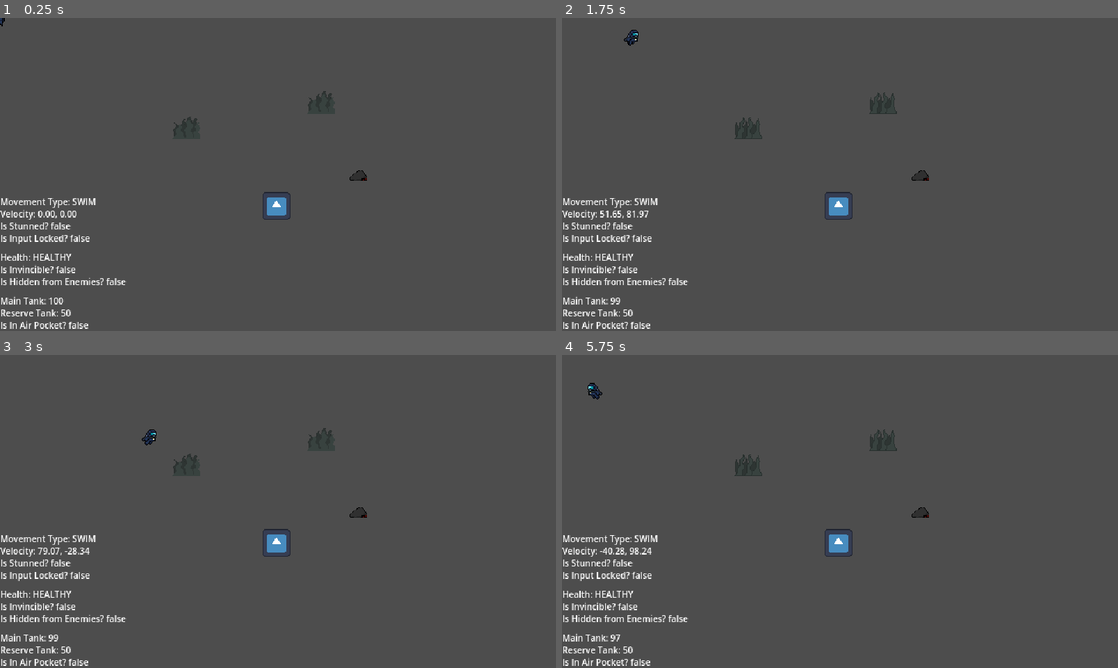
Above: before the commit, frames 1-4 (two rows, left to right).
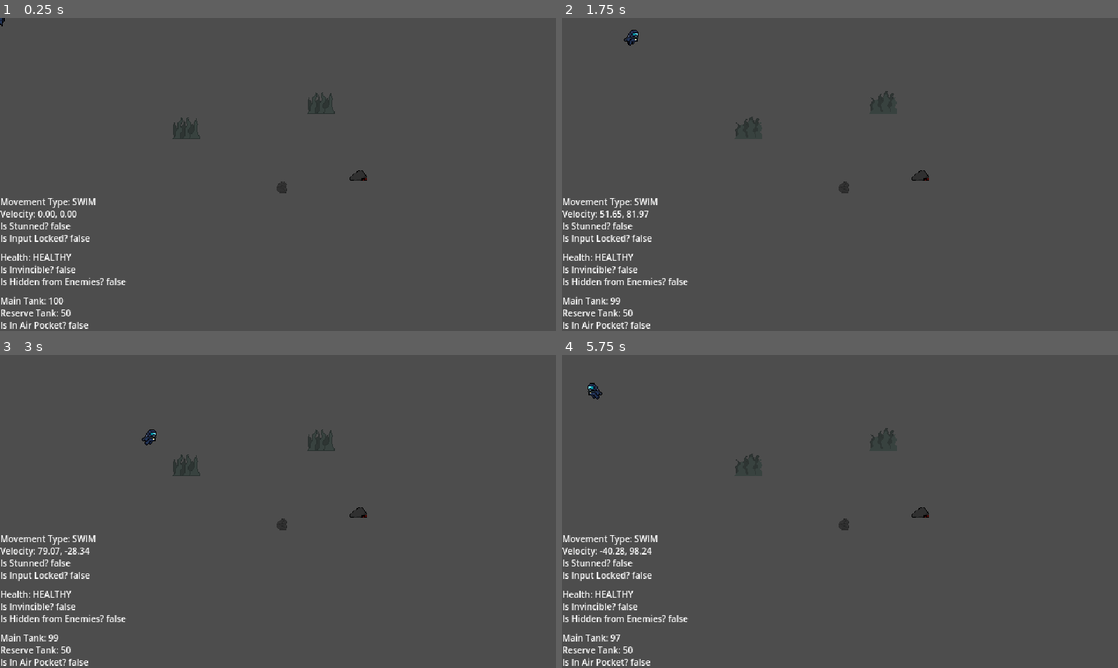
Above: after the commit, the same moments.

Repository: Absolute-Cinema-GameDev/callisto-game
Game: Godot game, scene res://scenes/main.tscn
Same seed, same stepped clock (60 frames per second), same inputs: the game is played once before the commit and once after it. The engine's default icon, where the game draws it, is replaced by a stand-in: a white triangle on a blue panel in a dark square.
Inputs:
- Up to frame 1 (0.25 s): no input
- Up to frame 2 (1.75 s): tap Enter at 0.5 s; hold D (move_right) 0.53-1.28 s; hold Space (interact) 0.53-1.28 s; hold S (move_down) from 1.28 s (still down); tap Space (interact) at 1.35 s
- Up to frame 3 (3 s): release S (move_down) at 2.03 s; hold D (move_right) 2.03-2.78 s; hold Space (interact) 2.03-2.78 s; hold W (move_up) from 2.78 s (still down); tap Space (interact) at 2.85 s
- Up to frame 4 (5.75 s): release W (move_up) at 3.53 s; hold Space (interact) 3.53-4.28 s; hold A (move_left) 3.53-5.03 s; tap Space (interact) at 4.35 s; hold S (move_down) from 5.03 s (still down); hold Space (interact) from 5.03 s (still down)

The runs differ from the first frame. In frame 1, 0.4% of the frame differs, in the area x 31-60%, y 23-65%; in frame 2, 0.4%; in frame 3, 0.4%; in frame 4, 0.4%.

Commit message:
stunrock and seaweed bush polished (not finished yet)

Diff:
--- a/scenes/entities/enemy-ambush/ambush.gd
+++ b/scenes/entities/enemy-ambush/ambush.gd
@@ -5,8 +5,8 @@
 var state: State = State.IDLE
 var spawn_position: Vector2
 var target_position: Vector2
-var dash_speed: float = 60.0
-var dash_delay: float = 0.1
+@export var dash_speed: float = 75.0
+@export var dash_delay: float = 0.1
 var active_wait_time: float = 2.0
 var hit_pause_time: float = 0.5
 var stun_duration: float = 2.0
@@ -15,12 +15,6 @@
 var dash_timer := Timer.new()
 var hit_pause_timer := Timer.new()
 var stun_timer := Timer.new()
-
-var acceleration: float = 100.0
-var deceleration: float = 100.0
-
-var max_dash_time: float = 2.5
-var dash_time: float = 0.0
 
 @onready var area_detection = $AreaDetection
 @onready var collision_shape = $Collision
@@ -56,26 +50,21 @@
 
 # Called every frame. 'delta' is the elapsed time since the previous frame.
 func _process(_delta: float) -> void:
-	# ambush stunned
 	if is_stun:
 		if anim.animation != "stun":
 			anim.play("stun")
-		velocity = Vector2.ZERO
-		collision_shape.disabled = false
-		dash_time = 0.0
+			velocity = Vector2.ZERO
 		return
-
-	# ambush dashing
 	if state == State.ATTACKING:
 		if anim.animation != "dash":
 			anim.play("dash")
+		# Flip sprite to face dash direction
 		anim.flip_h = (target_position.x < global_position.x)
+		# Move towards target position
 		var direction = (target_position - global_position).normalized()
-		var target_velocity = direction * dash_speed
-		velocity = velocity.move_toward(target_velocity, acceleration * _delta)
+		velocity = direction * dash_speed
 		move_and_slide()
-		collision_shape.disabled = false
-		dash_time += _delta
+		# Check for collision with player after moving
 		for i in range(get_slide_collision_count()):
 			var collision = get_slide_collision(i)
 			if collision.get_collider() is Player:
@@ -83,61 +72,41 @@
 				velocity = Vector2.ZERO
 				state = State.HIT_PAUSE
 				hit_pause_timer.start()
-				dash_time = 0.0
 				break
 		# Check if reached or passed target
 		if global_position.distance_to(target_position) < 1 and state == State.ATTACKING:
 			velocity = Vector2.ZERO
 			state = State.RETURNING
-			dash_time = 0.0
-		# Check if dash time exceeded
-		elif dash_time >= max_dash_time:
-			velocity = Vector2.ZERO
-			state = State.RETURNING
-			dash_time = 0.0
-	# ambush dashing - hit player
 	elif state == State.HIT_PAUSE:
-		velocity = velocity.move_toward(Vector2.ZERO, deceleration * _delta)
-		# collision_shape.disabled = true
-		# Reset dash timer
-		dash_time = 0.0
-	# ambush dashing - finished and returning
+		velocity = Vector2.ZERO
 	elif state == State.RETURNING:
 		anim.play("dash")
+		# Flip sprite to face spawn direction
 		anim.flip_h = (spawn_position.x < global_position.x)
+		# Move back to spawn
 		var direction = (spawn_position - global_position).normalized()
-		var target_velocity = direction * dash_speed
-		velocity = velocity.move_toward(target_velocity, acceleration * _delta)
+		velocity = direction * dash_speed
 		move_and_slide()
-		collision_shape.disabled = true
 		if global_position.distance_to(spawn_position) < 10:
 			velocity = Vector2.ZERO
 			state = State.IDLE
-			dash_time = 0.0
-	# ambush detect player - active
+			# Immediately check if player is in area
 	elif state == State.ACTIVE:
 		if anim.animation != "active":
 			anim.play("active")
+		# Flip sprite to face player
 		var player = _get_player_in_area()
 		if player:
 			anim.flip_h = (player.global_position.x < global_position.x)
-		velocity = velocity.move_toward(Vector2.ZERO, deceleration * _delta)
-		collision_shape.disabled = false
-		# Reset dash timer
-		dash_time = 0.0
-	# ambush idle
 	else:
 		if _get_player_in_area() != null:
 			state = State.ACTIVE
 			active_timer.start()
 		if anim.animation != "idle":
 			anim.play("idle")
-		velocity = velocity.move_toward(Vector2.ZERO, deceleration * _delta)
-		collision_shape.disabled = false
-		dash_time = 0.0
+		velocity = Vector2.ZERO
 
 
-# check if player get into detection area
 func _on_area_body_entered(body):
 	if state == State.IDLE and body is Player:
 		if not body.get_is_hidden_from_enemies():
@@ -150,7 +119,6 @@
 	pass
 
 
-# player position locked after certain time
 func _on_active_timer_timeout():
 	# Lock player position
 	var player = _get_player_in_area()
@@ -158,10 +126,8 @@
 		target_position = player.global_position
 		state = State.ATTACKING
 		dash_timer.start()
-		dash_time = 0.0
 	else:
 		state = State.IDLE
-		dash_time = 0.0
 
 
 func _on_dash_timer_timeout():
@@ -170,7 +136,6 @@
 	pass
 
 
-# detecting player in area
 func _get_player_in_area():
 	for body in area_detection.get_overlapping_bodies():
 		if body is Player:
@@ -179,7 +144,6 @@
 	return null
 
 
-# timer after ambush hit player
 func _on_hit_pause_timer_timeout():
 	state = State.RETURNING
 
--- a/scenes/levels/seaweed_bush/seaweed_bush.tscn
+++ b/scenes/levels/seaweed_bush/seaweed_bush.tscn
@@ -3,38 +3,33 @@
 [ext_resource type="Script" path="res://scenes/levels/seaweed_bush/seaweed_bush.gd" id="1_kc8n4"]
 [ext_resource type="Texture2D" uid="uid://b1dyhyl5ib0t3" path="res://assets/levels/TileSea.png" id="2_2kwu6"]
 
-[sub_resource type="AtlasTexture" id="AtlasTexture_nr7oc"]
+[sub_resource type="RectangleShape2D" id="RectangleShape2D_gumuy"]
+size = Vector2(15, 9)
+
+[sub_resource type="AtlasTexture" id="AtlasTexture_b72jb"]
+atlas = ExtResource("2_2kwu6")
+region = Rect2(416, 512, 32, 32)
+
+[sub_resource type="AtlasTexture" id="AtlasTexture_g501v"]
 atlas = ExtResource("2_2kwu6")
 region = Rect2(512, 512, 32, 32)
-
-[sub_resource type="AtlasTexture" id="AtlasTexture_wtqtv"]
-atlas = ExtResource("2_2kwu6")
-region = Rect2(576, 512, 32, 32)
 
 [sub_resource type="SpriteFrames" id="SpriteFrames_lctq2"]
 animations = [{
 "frames": [{
 "duration": 1.0,
-"texture": SubResource("AtlasTexture_nr7oc")
+"texture": SubResource("AtlasTexture_b72jb")
 }, {
 "duration": 1.0,
-"texture": SubResource("AtlasTexture_wtqtv")
+"texture": SubResource("AtlasTexture_g501v")
 }],
 "loop": true,
 "name": &"idle",
-"speed": 3.5
+"speed": 3.8
 }]
-
-[sub_resource type="RectangleShape2D" id="RectangleShape2D_gumuy"]
-size = Vector2(15, 9)
 
 [node name="SeaweedBush" type="Node2D"]
 script = ExtResource("1_kc8n4")
-
-[node name="Animate" type="AnimatedSprite2D" parent="."]
-sprite_frames = SubResource("SpriteFrames_lctq2")
-animation = &"idle"
-frame_progress = 0.840935
 
 [node name="AreaDetection" type="Area2D" parent="."]
 
@@ -42,5 +37,10 @@
 position = Vector2(0.5, 4.5)
 shape = SubResource("RectangleShape2D_gumuy")
 
+[node name="Animate" type="AnimatedSprite2D" parent="."]
+sprite_frames = SubResource("SpriteFrames_lctq2")
+animation = &"idle"
+frame_progress = 0.24643
+
 [connection signal="body_entered" from="AreaDetection" to="." method="_on_area_detection_body_entered"]
 [connection signal="body_exited" from="AreaDetection" to="." method="_on_area_detection_body_exited"]
--- a/scenes/levels/stunrock/stunrock.gd
+++ b/scenes/levels/stunrock/stunrock.gd
@@ -2,7 +2,9 @@
 
 var has_triggered := false
 var explode_timer := Timer.new()
+
 @onready var area_detection = $AreaDetection
+@onready var anim = $Animate
 
 
 # Called when the node enters the scene tree for the first time.
@@ -12,6 +14,7 @@
 	explode_timer.one_shot = true
 	explode_timer.timeout.connect(_on_explode_timer_timeout)
 	add_child(explode_timer)
+	anim.play("static")
 
 
 # Called every frame.
@@ -30,4 +33,9 @@
 	for body in area_detection.get_overlapping_bodies():
 		if body.has_method("stun"):
 			body.stun()
-	queue_free()
+	anim.play("explode")
+	anim.animation_finished.connect(_on_explode_anim_finished)
+
+func _on_explode_anim_finished():
+	if anim.animation == "explode":
+		queue_free()
--- a/scenes/levels/stunrock/stunrock.tscn
+++ b/scenes/levels/stunrock/stunrock.tscn
@@ -1,40 +1,185 @@
-[gd_scene load_steps=6 format=3 uid="uid://v2h7u6c0nqg7"]
+[gd_scene load_steps=26 format=3 uid="uid://v2h7u6c0nqg7"]
 
 [ext_resource type="Script" path="res://scenes/levels/stunrock/stunrock.gd" id="1_egapr"]
-[ext_resource type="Texture2D" uid="uid://bokjnhwn8g47w" path="res://icon.svg" id="2_2scoc"]
+[ext_resource type="Texture2D" uid="uid://cusq5tubi7n77" path="res://assets/levels/stunrock/StunRock.png" id="2_2o0w5"]
 
-[sub_resource type="AtlasTexture" id="AtlasTexture_y32m8"]
-atlas = ExtResource("2_2scoc")
+[sub_resource type="AtlasTexture" id="AtlasTexture_cspu5"]
+atlas = ExtResource("2_2o0w5")
+region = Rect2(1408, 128, 128, 128)
+
+[sub_resource type="AtlasTexture" id="AtlasTexture_47qx6"]
+atlas = ExtResource("2_2o0w5")
+region = Rect2(1536, 128, 128, 128)
+
+[sub_resource type="AtlasTexture" id="AtlasTexture_xeljo"]
+atlas = ExtResource("2_2o0w5")
+region = Rect2(1664, 128, 128, 128)
+
+[sub_resource type="AtlasTexture" id="AtlasTexture_ntaau"]
+atlas = ExtResource("2_2o0w5")
+region = Rect2(1792, 128, 128, 128)
+
+[sub_resource type="AtlasTexture" id="AtlasTexture_o70nf"]
+atlas = ExtResource("2_2o0w5")
+region = Rect2(1920, 128, 128, 128)
+
+[sub_resource type="AtlasTexture" id="AtlasTexture_u8c2b"]
+atlas = ExtResource("2_2o0w5")
+region = Rect2(2048, 128, 128, 128)
+
+[sub_resource type="AtlasTexture" id="AtlasTexture_jjodp"]
+atlas = ExtResource("2_2o0w5")
+region = Rect2(2176, 128, 128, 128)
+
+[sub_resource type="AtlasTexture" id="AtlasTexture_pjgwd"]
+atlas = ExtResource("2_2o0w5")
+region = Rect2(2304, 128, 128, 128)
+
+[sub_resource type="AtlasTexture" id="AtlasTexture_kmqqd"]
+atlas = ExtResource("2_2o0w5")
+region = Rect2(2432, 128, 128, 128)
+
+[sub_resource type="AtlasTexture" id="AtlasTexture_maqeq"]
+atlas = ExtResource("2_2o0w5")
+region = Rect2(2560, 128, 128, 128)
+
+[sub_resource type="AtlasTexture" id="AtlasTexture_ob4tl"]
+atlas = ExtResource("2_2o0w5")
+region = Rect2(2688, 128, 128, 128)
+
+[sub_resource type="AtlasTexture" id="AtlasTexture_u0tq6"]
+atlas = ExtResource("2_2o0w5")
 region = Rect2(0, 0, 128, 128)
+
+[sub_resource type="AtlasTexture" id="AtlasTexture_7bhjl"]
+atlas = ExtResource("2_2o0w5")
+region = Rect2(128, 0, 128, 128)
+
+[sub_resource type="AtlasTexture" id="AtlasTexture_edgr8"]
+atlas = ExtResource("2_2o0w5")
+region = Rect2(256, 0, 128, 128)
+
+[sub_resource type="AtlasTexture" id="AtlasTexture_ojsfk"]
+atlas = ExtResource("2_2o0w5")
+region = Rect2(384, 0, 128, 128)
+
+[sub_resource type="AtlasTexture" id="AtlasTexture_hehot"]
+atlas = ExtResource("2_2o0w5")
+region = Rect2(512, 0, 128, 128)
+
+[sub_resource type="AtlasTexture" id="AtlasTexture_ubdd0"]
+atlas = ExtResource("2_2o0w5")
+region = Rect2(640, 0, 128, 128)
+
+[sub_resource type="AtlasTexture" id="AtlasTexture_abohg"]
+atlas = ExtResource("2_2o0w5")
+region = Rect2(768, 0, 128, 128)
+
+[sub_resource type="AtlasTexture" id="AtlasTexture_3sr0v"]
+atlas = ExtResource("2_2o0w5")
+region = Rect2(896, 0, 128, 128)
+
+[sub_resource type="AtlasTexture" id="AtlasTexture_sj6a1"]
+atlas = ExtResource("2_2o0w5")
+region = Rect2(1024, 0, 128, 128)
+
+[sub_resource type="AtlasTexture" id="AtlasTexture_3fdeh"]
+atlas = ExtResource("2_2o0w5")
+region = Rect2(1152, 0, 128, 128)
 
 [sub_resource type="SpriteFrames" id="SpriteFrames_mgmqb"]
 animations = [{
 "frames": [{
 "duration": 1.0,
-"texture": SubResource("AtlasTexture_y32m8")
+"texture": SubResource("AtlasTexture_cspu5")
+}, {
+"duration": 1.0,
+"texture": SubResource("AtlasTexture_47qx6")
+}, {
+"duration": 1.0,
+"texture": SubResource("AtlasTexture_xeljo")
+}, {
+"duration": 1.0,
+"texture": SubResource("AtlasTexture_ntaau")
+}, {
+"duration": 1.0,
+"texture": SubResource("AtlasTexture_o70nf")
+}, {
+"duration": 1.0,
+"texture": SubResource("AtlasTexture_u8c2b")
+}, {
+"duration": 1.0,
+"texture": SubResource("AtlasTexture_jjodp")
+}, {
+"duration": 1.0,
+"texture": SubResource("AtlasTexture_pjgwd")
+}, {
+"duration": 1.0,
+"texture": SubResource("AtlasTexture_kmqqd")
+}, {
+"duration": 1.0,
+"texture": SubResource("AtlasTexture_maqeq")
+}, {
+"duration": 1.0,
+"texture": SubResource("AtlasTexture_ob4tl")
+}],
+"loop": false,
+"name": &"explode",
+"speed": 60.0
+}, {
+"frames": [{
+"duration": 1.0,
+"texture": SubResource("AtlasTexture_u0tq6")
+}, {
+"duration": 1.0,
+"texture": SubResource("AtlasTexture_7bhjl")
+}, {
+"duration": 1.0,
+"texture": SubResource("AtlasTexture_edgr8")
+}, {
+"duration": 1.0,
+"texture": SubResource("AtlasTexture_ojsfk")
+}, {
+"duration": 1.0,
+"texture": SubResource("AtlasTexture_hehot")
+}, {
+"duration": 1.0,
+"texture": SubResource("AtlasTexture_ubdd0")
+}, {
+"duration": 1.0,
+"texture": SubResource("AtlasTexture_abohg")
+}, {
+"duration": 1.0,
+"texture": SubResource("AtlasTexture_3sr0v")
+}, {
+"duration": 1.0,
+"texture": SubResource("AtlasTexture_sj6a1")
+}, {
+"duration": 1.0,
+"texture": SubResource("AtlasTexture_3fdeh")
 }],
 "loop": true,
 "name": &"static",
-"speed": 15.0
-}, {
-"frames": [],
-"loop": true,
-"name": &"stun-explode",
-"speed": 5.0
+"speed": 10.0
 }]
 
-[sub_resource type="CircleShape2D" id="CircleShape2D_8c3tq"]
-radius = 50.01
+[sub_resource type="CapsuleShape2D" id="CapsuleShape2D_3jgqj"]
+radius = 100.0
+height = 244.444
 
 [node name="Stunrock" type="Node2D"]
-scale = Vector2(0.25, 0.25)
+scale = Vector2(0.2, 0.2)
 script = ExtResource("1_egapr")
 
 [node name="Animate" type="AnimatedSprite2D" parent="."]
 sprite_frames = SubResource("SpriteFrames_mgmqb")
 animation = &"static"
+autoplay = "static"
+frame_progress = 0.618702
 
 [node name="AreaDetection" type="Area2D" parent="."]
 
 [node name="CollisionDetection" type="CollisionShape2D" parent="AreaDetection"]
-shape = SubResource("CircleShape2D_8c3tq")
+position = Vector2(6, 5)
+scale = Vector2(0.27, 0.27)
+shape = SubResource("CapsuleShape2D_3jgqj")
--- a/scenes/main.tscn
+++ b/scenes/main.tscn
@@ -6,9 +6,6 @@
 [ext_resource type="PackedScene" uid="uid://eum7ybrrepj" path="res://scenes/levels/seaweed_bush/seaweed_bush.tscn" id="4_opman"]
 
 [node name="Main" type="Node2D"]
-
-[node name="Stunrock" parent="." instance=ExtResource("3_6cob6")]
-position = Vector2(318, 216)
 
 [node name="Player" parent="." instance=ExtResource("1_uknod")]
 
@@ -21,3 +18,6 @@
 
 [node name="SeaweedBush2" parent="." instance=ExtResource("4_opman")]
 position = Vector2(369, 94)
+
+[node name="Stunrock" parent="." instance=ExtResource("3_6cob6")]
+position = Vector2(323, 194)
Binary file changed: assets/levels/TileSea.png
Binary file added: assets/levels/stunrock/StunRock.png
Not shown, added: assets/levels/stunrock/StunRock.png.import
